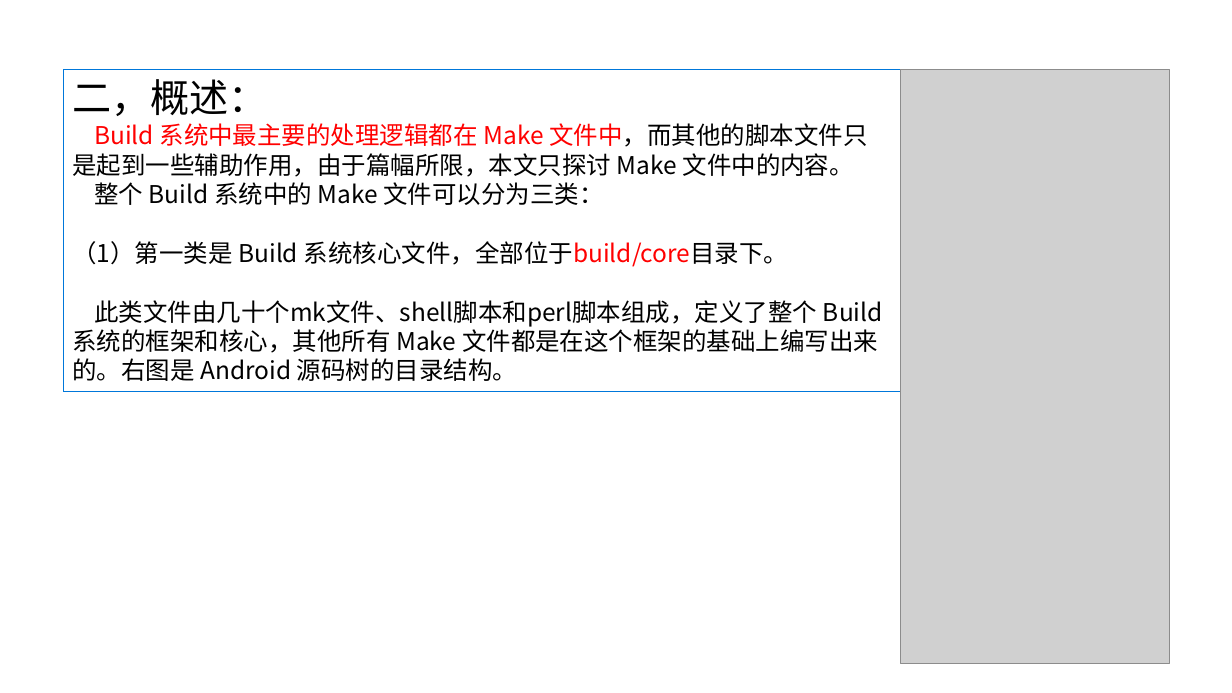
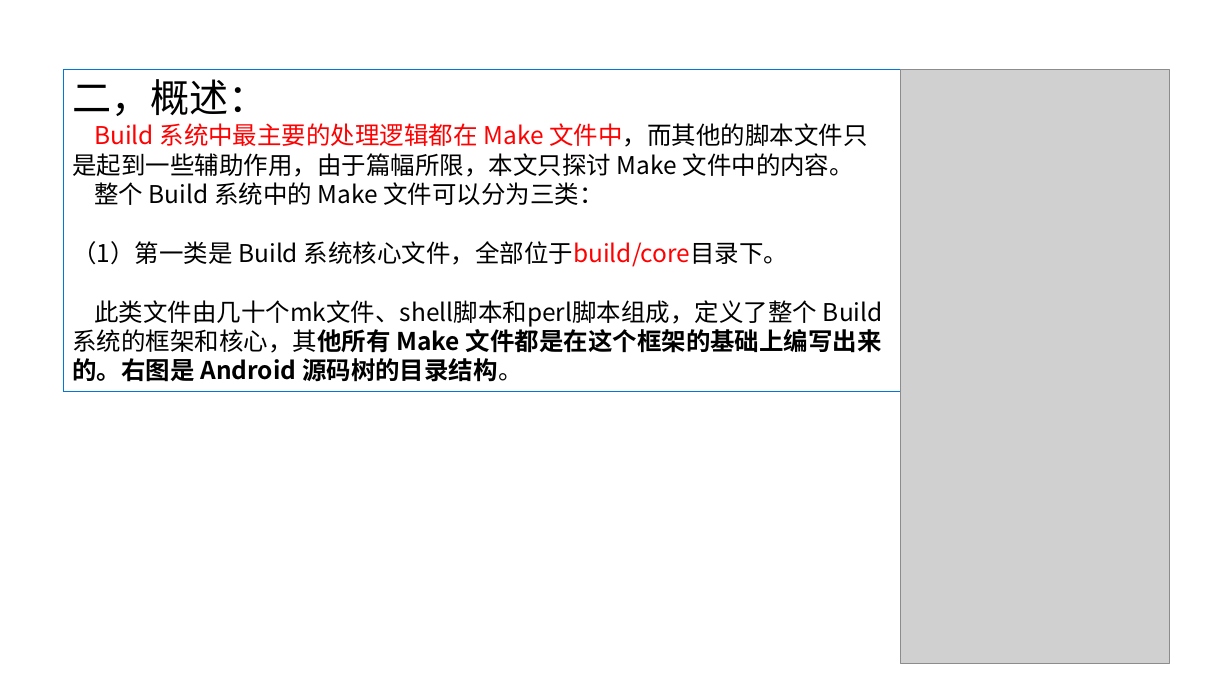
Before and after one commit to zzggxx/Summary, a slide deck: slide 4 of Android构建系统.pptx. Drawn at 1232x693 pixels with LibreOffice and Linux fonts; fonts in the diff are those of the drawing; grey boxes stand for pictures; background and template pictures are left out. Boxes give left, top, right and bottom in pixels: in the first picture for what was removed or moved away, otherwise in the second. Text is boxed around its words. In the diff, an @@ line names an element or a change of style, - is before the commit and + after.

```diff
--- a/Android构建系统.pptx
+++ b/Android构建系统.pptx
@@ text in rectangle at [72, 300, 883, 382]: bold on in "系统的框架和核心，其他所有 Make 文件都是在这个框架的基础上编写出来的。右图是 Android 源码树的目录结构。" @@
```
Also in this commit, not shown: 2 other files.
